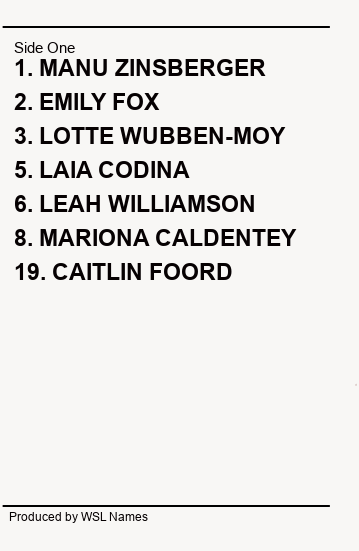
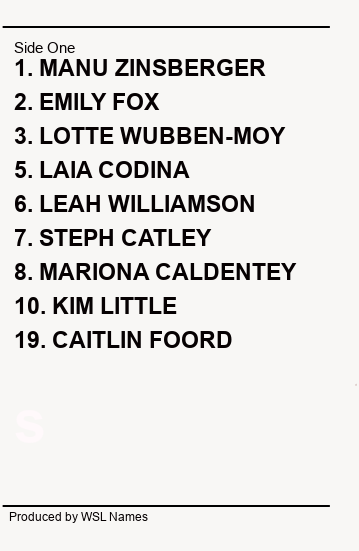
Two versions of the same layered image (359×551). Layer-by-layer changes:
painted on "Side One ... #1" over (14, 229, 297, 443)
